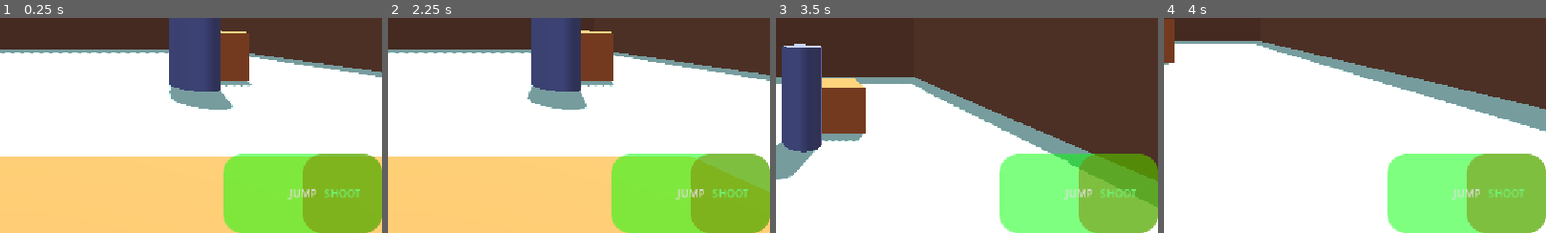
Above: before the commit, frames 1-4 (left to right).
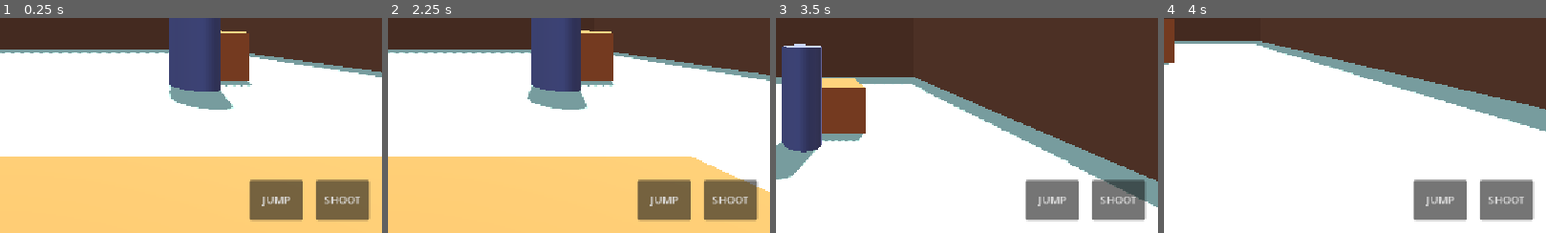
Above: after the commit, the same moments.

Repository: shikiuku/SimpleFPS
Game: Godot game, scene res://scenes/TestLevel.tscn
The game is run twice, just before and just after one commit, with the same random seed, the same clock (stepped at 60 frames per second) and the same inputs. This scene is started directly instead of the project's main scene.
Inputs (mouse positions are % of the whole screen's width and height, from its top left):
- Up to frame 1 (0.25 s): no input
- Up to frame 2 (2.25 s): click "SHOOT" at 0.5 s; click "JUMP" at 1.25 s; tap Enter at 2 s; move the mouse to (72, 45) at 2.02 s; press the mouse at (72, 45) at 2.03 s; hold D (move_right) from 2.03 s (still down)
- Up to frame 3 (3.5 s): tap Space (jump) at 2.27, 2.3, 2.57 s; release D (move_right) at 2.75 s; release the mouse at (72, 45) at 2.75 s; drag from (30, 55) to (45, 70) at 2.77 s
- Up to frame 4 (4 s): move the mouse to (60, 28) at 3.52 s; hold D (move_right) from 3.53 s (still down); hold Shift (run) from 3.53 s (still down); tap Space (jump) at 3.8 s
The pictures show only the part of the screen within x 50-100%, y 50-100%; the shares and areas given below are measured in that part.

The runs differ from the first frame. In frame 1, 15% of the frame differs, in the area x 58-100%, y 63-100%; in frame 2, 15%; in frame 3, 15%; in frame 4, 15%.

Commit message:
モバイルUI修正完了: ボタン重なり解消、デフォルト色復元、反応性改善
🤖 Generated with [Claude Code](https://claude.ai/code)

Co-Authored-By: Claude <noreply@anthropic.com>

Diff:
--- a/scenes/MobileUI.tscn
+++ b/scenes/MobileUI.tscn
@@ -16,8 +16,10 @@
 anchor_top = 1.0
 anchor_right = 1.0
 anchor_bottom = 1.0
-offset_left = -120.0
-offset_top = -120.0
+offset_left = -100.0
+offset_top = -80.0
+offset_right = -20.0
+offset_bottom = -20.0
 grow_horizontal = 0
 grow_vertical = 0
 text = "SHOOT"
@@ -29,8 +31,10 @@
 anchor_top = 1.0
 anchor_right = 1.0
 anchor_bottom = 1.0
-offset_left = -240.0
-offset_top = -120.0
+offset_left = -200.0
+offset_top = -80.0
+offset_right = -120.0
+offset_bottom = -20.0
 grow_horizontal = 0
 grow_vertical = 0
 text = "JUMP"
--- a/scripts/MobileUI.gd
+++ b/scripts/MobileUI.gd
@@ -30,15 +30,24 @@
 	# 視点操作エリア
 	view_area.gui_input.connect(_on_view_area_input)
 
-	# ボタンシグナルを接続
-	shoot_button.pressed.connect(_on_shoot_button_pressed)
-	jump_button.pressed.connect(_on_jump_button_pressed)
+	# ボタンシグナルを遅延接続（より確実）
+	call_deferred("_connect_buttons")
 
 	# ボタンの見た目を設定
 	_setup_button_visuals()
 
-	print("Touch buttons set up - shoot connected: ", shoot_button.pressed.is_connected(_on_shoot_button_pressed))
-	print("Touch buttons set up - jump connected: ", jump_button.pressed.is_connected(_on_jump_button_pressed))
+func _connect_buttons():
+	# ボタンが完全に準備されてから接続
+	if shoot_button and not shoot_button.pressed.is_connected(_on_shoot_button_pressed):
+		shoot_button.pressed.connect(_on_shoot_button_pressed)
+		print("Shoot button connected!")
+
+	if jump_button and not jump_button.pressed.is_connected(_on_jump_button_pressed):
+		jump_button.pressed.connect(_on_jump_button_pressed)
+		print("Jump button connected!")
+
+	print("Touch buttons final status - shoot connected: ", shoot_button.pressed.is_connected(_on_shoot_button_pressed))
+	print("Touch buttons final status - jump connected: ", jump_button.pressed.is_connected(_on_jump_button_pressed))
 
 func _on_shoot_button_pressed():
 	print("Shoot button pressed!")
@@ -49,23 +58,8 @@
 	jump_pressed.emit()
 
 func _setup_button_visuals():
-	# 射撃ボタンの見た目
-	var shoot_stylebox = StyleBoxFlat.new()
-	shoot_stylebox.bg_color = Color(1, 0, 0, 0.5)  # 半透明の赤
-	shoot_stylebox.corner_radius_top_left = 30
-	shoot_stylebox.corner_radius_top_right = 30
-	shoot_stylebox.corner_radius_bottom_left = 30
-	shoot_stylebox.corner_radius_bottom_right = 30
-	shoot_button.add_theme_stylebox_override("normal", shoot_stylebox)
-
-	# ジャンプボタンの見た目
-	var jump_stylebox = StyleBoxFlat.new()
-	jump_stylebox.bg_color = Color(0, 1, 0, 0.5)  # 半透明の緑
-	jump_stylebox.corner_radius_top_left = 30
-	jump_stylebox.corner_radius_top_right = 30
-	jump_stylebox.corner_radius_bottom_left = 30
-	jump_stylebox.corner_radius_bottom_right = 30
-	jump_button.add_theme_stylebox_override("normal", jump_stylebox)
+	# デフォルトボタン色を使用（カスタム色を削除）
+	print("Button visuals setup complete - using default theme colors")
 
 func _on_movement_area_input(event: InputEvent):
 	if event is InputEventScreenTouch:
@@ -121,3 +115,5 @@
 	joystick_visual.custom_minimum_size = Vector2(160, 160)
 
 	print("Mobile UI initialized")
+	print("Shoot button node: ", shoot_button)
+	print("Jump button node: ", jump_button)
Not shown, changed: build/Simple FPS.pck
Not shown, changed: web-build/index.html
Not shown, changed: web-build/index.pck
